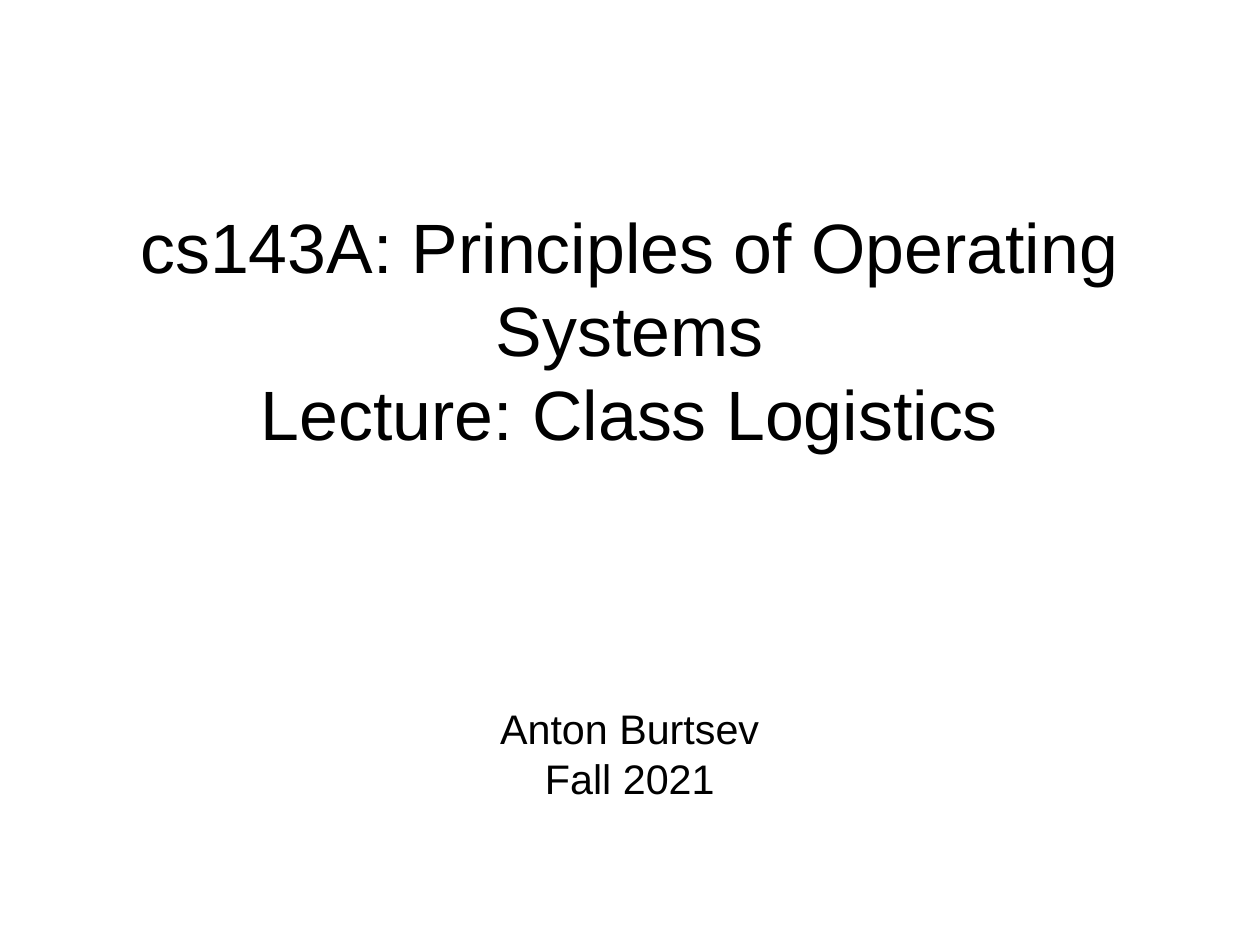
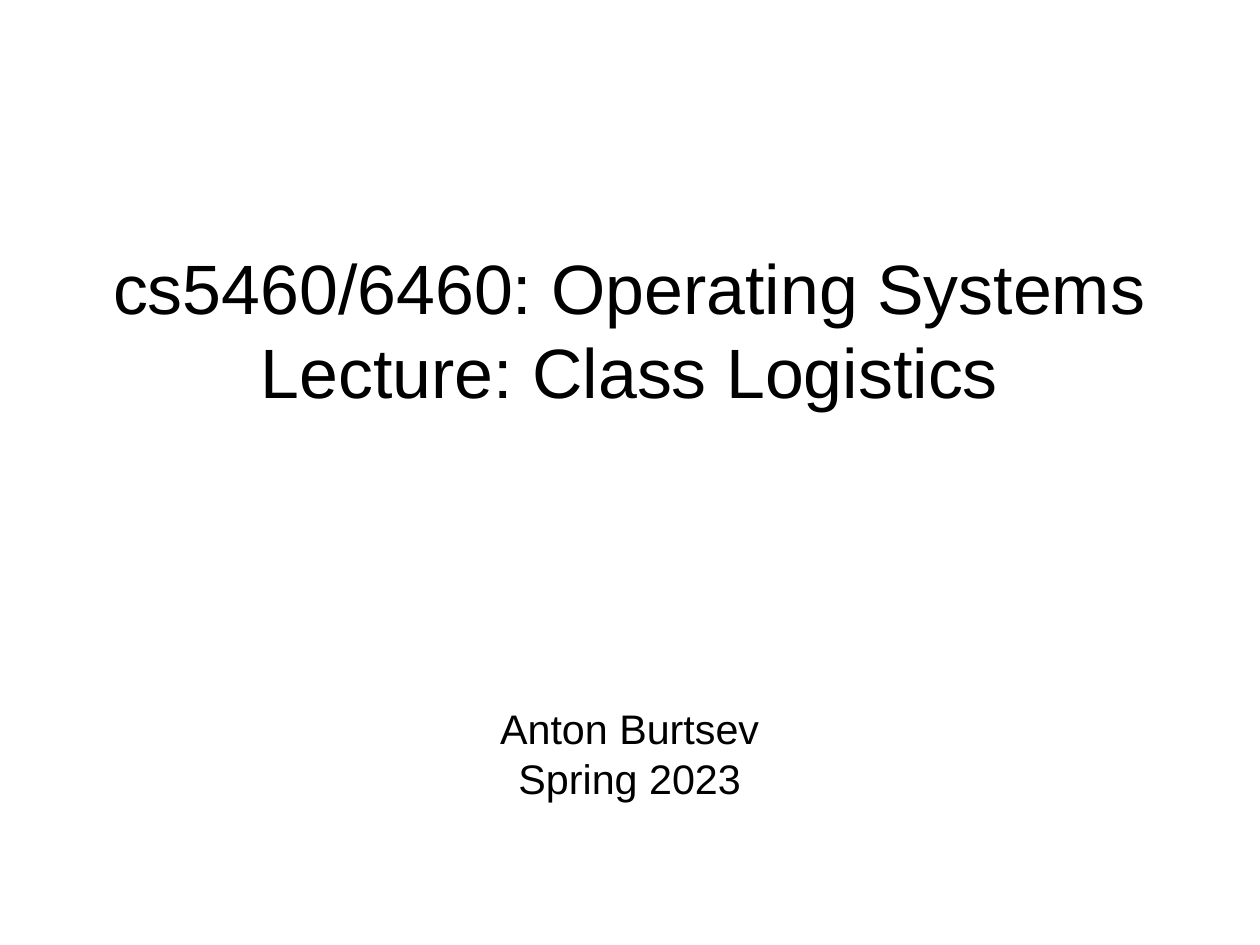
Before and after one commit to antonburtsev/cs5460, a slide deck: slide 1 of lectures/lecture00-logistics/lecture00-logistics.odp. Drawn at 1260x945 pixels with LibreOffice and Linux fonts; fonts in the diff are those of the drawing. Boxes give left, top, right and bottom in pixels: in the first picture for what was removed or moved away, otherwise in the second. Text is boxed around its words. In the diff, an @@ line names an element or a change of style, - is before the commit and + after.

```diff
--- a/lectures/lecture00-logistics/lecture00-logistics.odp
+++ b/lectures/lecture00-logistics/lecture00-logistics.odp
@@ title at [113,263,1145,412]: text changed @@
-cs143A: Principles of Operating Systems
-Lecture: Class Logistics
+cs5460/6460: Operating Systems
+Lecture: Class Logistics
@@ subtitle at [518,764,741,802]: text changed @@
-Fall 2021
+Spring 2023
```
Also in this commit, not shown: 3 other slides changed, 2 other files.
